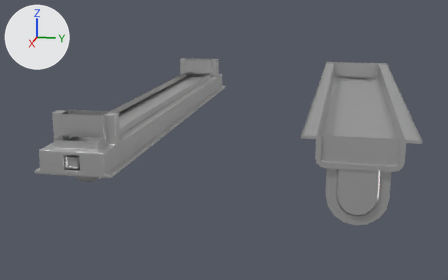
What one commit did to the FBX model Assets/Models/light fixtures/fluorescents.fbx.
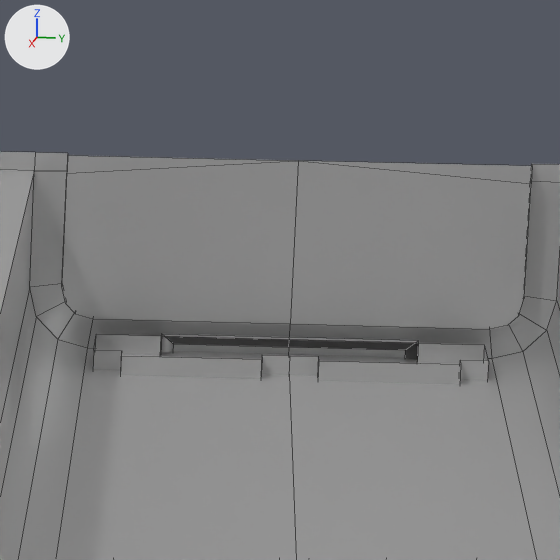
There are two pictures of each version: one whole from a 50 mm lens placed at (3.03, -0.05, 0.47), pointed at (0.07, -0.64, -0.27), one close up on the part from 74% to 85% of the width and 18% to 35% of the height. The axes (+X, +Y, +Z) are drawn at upper left. The lights are the same throughout. The close-ups show mesh edges as thin lines. Objects named as collision shapes, trigger or cutter boxes, shadow casters or lower levels of detail are left out. Where no turn or scale is listed for an object, it has been applied to the vertices.

Objects in the first close-up: 'fluorescent mount_LOD0'.
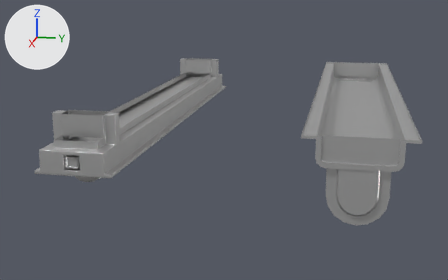
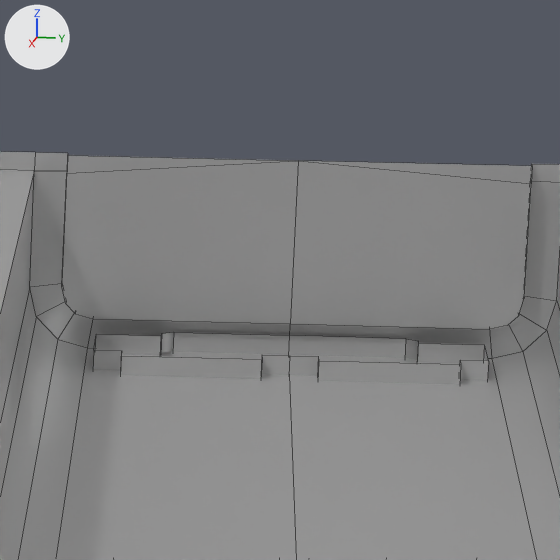
What differs and where, as boxes (x1, y1, x2, y2) in the close-ups (560 x 560 px):
part 1 of me_fluorescent_mount_002, cut back
    before: (161, 334, 418, 360)
    after: (161, 332, 418, 360)

Patch to the scene script:
```diff
--- a/Assets/Models/light fixtures/fluorescents.fbx.py
+++ b/Assets/Models/light fixtures/fluorescents.fbx.py
@@ me_fluorescent_mount_002 @@
 me_fluorescent_mount_002.from_pydata(...)  # 277 vertices, 232 faces; spans x -105.0..105.0, y -30.0..0.0, z -19.0..19.0
 # used by ob_fluorescent_mount_lod0; location = (0.0, 0.0, 0.0); rotation_euler = (1.571, 0.0, 0.0), in degrees (90, 0, 0); scale = (0.01, 0.01, 0.01)
 # verts and faces of me_fluorescent_mount_002; kept vertices keep their numbers, new ones are numbered from 277
 # before: 9 (-103.0, -9.0, 7.0) at pixel (161, 336), 44 (-105.0, -10.0, 6.0) at pixel (173, 343), 45 (-104.0, -9.0, 7.0) at pixel (161, 333), 46 (-105.0, -22.0, 6.0), 49 (-105.0, -20.0, 6.0)
 # before: 50 (-105.0, -24.0, 4.0), 52 (-105.0, -26.0, 2.0), 136 (-103.0, -9.0, -7.0) at pixel (418, 343), 137 (-103.0, -9.0, 0.0) at pixel (289, 339), 178 (-105.0, -10.0, -6.0) at pixel (405, 350)
 # before: 179 (-104.0, -9.0, -7.0) at pixel (418, 340), 180 (-105.0, -10.0, 0.0) at pixel (288, 347), 181 (-104.0, -9.0, 0.0) at pixel (289, 337), 183 (-105.0, -26.0, 0.0), 184 (-105.0, -22.0, -6.0)
 # before: 187 (-105.0, -20.0, -6.0), 188 (-105.0, -24.0, -4.0), 190 (-105.0, -26.0, -2.0)
+# me_fluorescent_mount_002 part 1
+delete_vertices([137, 180, 181])  # with the faces that use them
+verts[44] = (-105.0, -9.0, 6.0)  # moved, pixel (173, 332)
+verts[178] = (-105.0, -9.0, -6.0)  # moved, pixel (405, 338)
+verts[277] = (-105.0, -9.0, 0.0)  # pixel (289, 335)
+faces += [(44, 277, 183, 52, 50, 46, 49), (178, 187, 184, 188, 190, 183, 277)]
 me_fluorescent_mount_002.materials.append(mat_fluorescent_mount)
```
